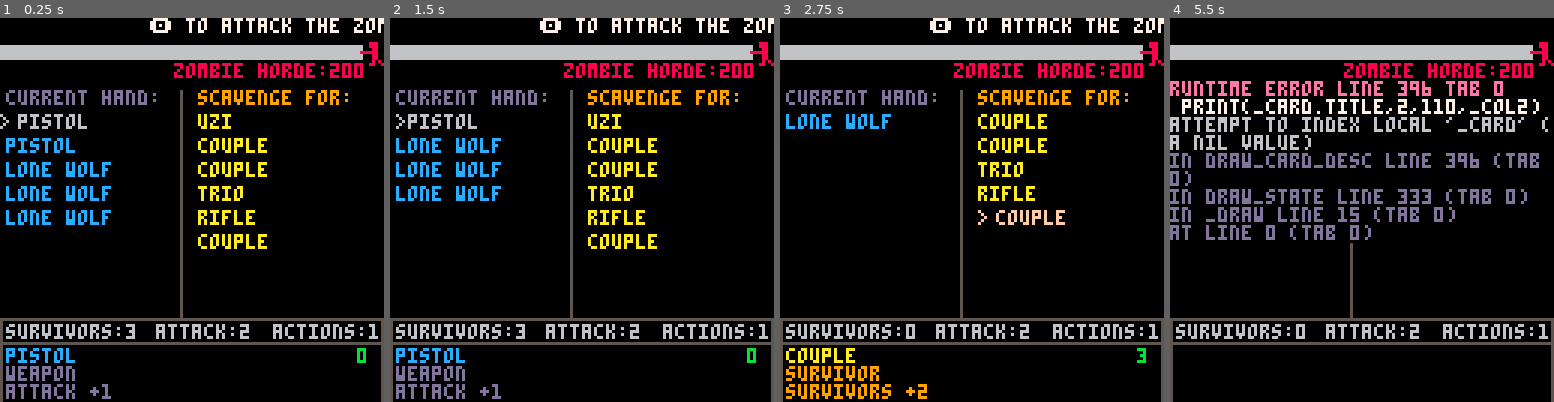
Above: before the commit, frames 1-4 (left to right).
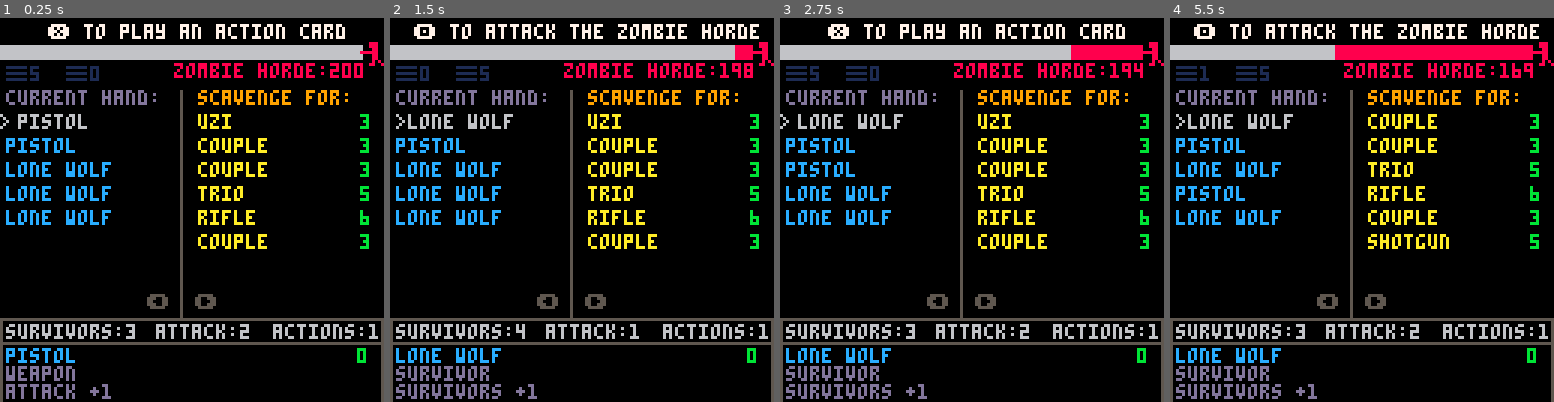
Above: after the commit, the same moments.

Repository: jeff-adams/pico8
Game: PICO-8 cartridge dev/zombie.p8
Same seed, same stepped clock (60 frames per second), same inputs: the game is played once before the commit and once after it.
Inputs:
- Up to frame 1 (0.25 s): no input
- Up to frame 2 (1.5 s): tap X (X key) at 0.33, 1.07 s; tap O (Z key) at 0.7 s
- Up to frame 3 (2.75 s): hold Right 1.6-2.1 s; tap O (Z key) at 1.7, 2.1, 2.5 s; tap X (X key) at 1.85 s; hold Up 2.15-2.42 s; hold Right from 2.47 s (still down)
- Up to frame 4 (5.5 s): tap O (Z key) every 0.4 s from 2.9 to 5.3 s; tap X (X key) at 2.97, 4.08, 5.2 s; release Right at 3.03 s; hold Left 3.08-3.58 s; hold Down 3.63-3.97 s; hold Right 4.02-4.68 s; hold Up 4.73-5.03 s; hold Left from 5.08 s (still down)

The runs differ from the first frame. In frame 1, 2.8% of the frame differs, in the area x 1-100%, y 0-76%; in frame 2, 6.0%; in frame 3, 9.3%; in frame 4, 20%, in the area x 0-99%, y 1-100%.
Error before the commit: runtime error line 396 tab 0; print(_card.title,2,110,_col2); attempt to index local '_card' (a nil value)

Commit message:
Add win check to zombie

Diff:
--- a/dev/zombie.p8
+++ b/dev/zombie.p8
@@ -1,6 +1,16 @@
 pico-8 cartridge // http://www.pico-8.com
 version 29
 __lua__
+--zombie horde
+--by atomicxistence
+
+--todo
+--bug: cards disappearing draw/discard
+--bug: buy card not update card info
+--win/lose check
+--balance scavenge
+--work on action cards
+
 function _init()
 	globals()
 	init_scavenge()
@@ -10,6 +20,7 @@
 end
 
 function _update()
+	time_is_even=flr(time())%2==0
 	sec=flr(time()*10)
 	update_state()
 end
@@ -37,6 +48,9 @@
 	current={card={},sel=1,cards=hand}
 	sec=flr(time()*10)
 	message=nil
+	time_is_even=flr(time())%2==0
+	is_player_turn=true
+	debug={}
 end
 
 function create_draw()
@@ -125,7 +139,7 @@
 					val=0
 				}
 			},
-			qty=5
+			qty=0
 		},
 		{
 			cost=4,
@@ -139,7 +153,7 @@
 					val=2
 				}
 			},
-			qty=5
+			qty=10
 		},
 	}
 
@@ -165,12 +179,17 @@
 end
 
 function init_player()
-	act=1
+	acts=1
+	atk=0
+	surv=0
+	hand={}
+	current.card={}
 	draw_cards(5)
-	current.card=hand[current.sel]
+	current.cards=hand
+	is_player_turn=true
 end
 -->8
---tools
+--logic
 
 function shuffle(objs)
 	for i=#objs,2,-1 do
@@ -178,6 +197,10 @@
 		objs[i],objs[j]=objs[j],objs[i]
 	end
 	return objs
+end
+
+function attack_horde()
+	horde-=atk
 end
 -->8
 --actions
@@ -213,11 +236,15 @@
 		draw_cards(_remain)
 	end
 	add_cards(hand,_drawn_cards)
-end
-
-function discard_card(_card)
-	add(discard,_card)
-	del(hand,_card)
+	current.sel=1
+	current.card=hand[1]
+end
+
+function discard_hand()
+	for c in all(hand) do
+		add(discard,c)
+	end
+	hand={}
 end
 
 function add_cards(_to,_cards)
@@ -244,6 +271,7 @@
 		scvng-=1
 		add(discard,_card)
 		del(scavenge,_card)
+		refresh_scavenge()
 	end
 end
 
@@ -265,8 +293,15 @@
 --update
 
 function update_game()
-	game_btns()
-	game_messages()
+	if is_player_turn then
+		game_btns()
+		game_messages()
+	else
+		win_check()
+		discard_hand()
+		init_player()
+		turns-=1
+	end
 end
 
 function update_player(_card)
@@ -280,17 +315,19 @@
 
 function game_messages()
 	if current.cards==hand then
-		if sec%100==0 then
+		message="🅾️ to attack the zombie horde"
+		if time_is_even then
 			message="❎ to play an action card"
-		else
-			message="🅾️ to attack the zombie horde"
-		end
+		end
+	else
+		message="❎ to scavenge card"
 	end
 end
 
 function game_btns()
 	if btnp(⬇️) then
 		next_card()
+		debug={}
 	end
 	if btnp(⬆️) then
 		previous_card()
@@ -307,8 +344,11 @@
 	end
 	if btnp(❎) then
 		if current.card.ctype == "action"
-		and current.cards==hand then
-			for a in all(current.card.actions) do
+		and current.cards==hand
+		and acts>0 then
+			local _card=current.card
+			discard_card(current.card)
+			for a in all(_card.actions) do
 				a.action(a.val)
 			end
 			acts-=1
@@ -318,9 +358,14 @@
 		end
 	end
 	if btnp(🅾️) then
-		if #hand > 0 then
-			discard_card(hand[1])
-		end
+		attack_horde()
+		is_player_turn=false
+	end
+end
+
+function win_check()
+	if horde<=0 or turns <=0 then
+		draw_state=game_over_draw
 	end
 end
 -->8
@@ -335,6 +380,15 @@
 	draw_horde()
 	draw_card_desc()
 	draw_message()
+
+	if debug[1] != nil then
+		rect(19,59,101,#debug*8+63,11)
+		rectfill(20,60,100,#debug*8+62,0)
+		print("debug",22,62,3)
+		for i=1,#debug do
+			print(debug[i],22,i*6+62,11)
+		end
+	end
 end
 
 function draw_outlines()
@@ -346,10 +400,11 @@
 function draw_stats()
 	print("survivors:"..surv,2,102,6)
 	print("attack:"..atk,52,102,6)
-	print("actions:"..act,91,102,6)
+	print("actions:"..acts,91,102,6)
 end
 
 function draw_hand()
+	print("▤"..#draw.."  ▤"..#discard,2,16,1)
 	print("current hand:",2,24,13)
 	for i=1,#hand do
 		if current.cards==hand and i==current.sel then
@@ -378,6 +433,7 @@
 		else
 			print(scavenge[i].title,66,i*8+24,10)
 		end
+		print(scavenge[i].cost,120,i*8+24,11)
 	end
 end
 
@@ -412,8 +468,25 @@
 
 function draw_message()
 	if message!=nil then
-		local _x=(128-#message)/2
-		print(message,_x,0,7)
+		local _x=(128-(#message/2*8))/2
+		print(message,_x,2,7)
+	end
+	print("⬅️  ➡️",49,92,5)
+end
+
+function game_over_draw()
+	draw_game()
+	rectfill(26,33,96,66,0)
+	if horde<=199 then
+		rect(25,32,97,67,11)
+		print("congratulations",30,35,11)
+		print("you have defeated",28,50,11)
+		print("the zombie horde!",28,58,11)
+	else
+		rect(25,32,97,67,8)
+		print("game over man!",34,35,8)
+		print("the zombie horde",30,50,8)
+		print("has overrun you!",30,58,8)
 	end
 end
 __gfx__
